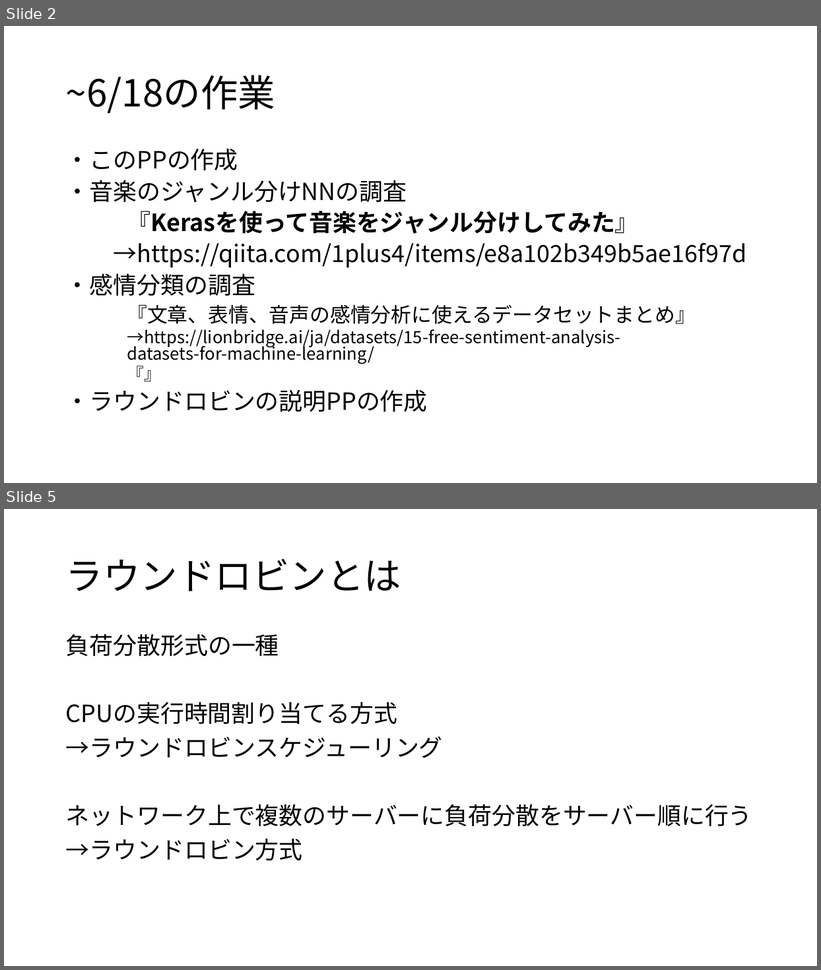
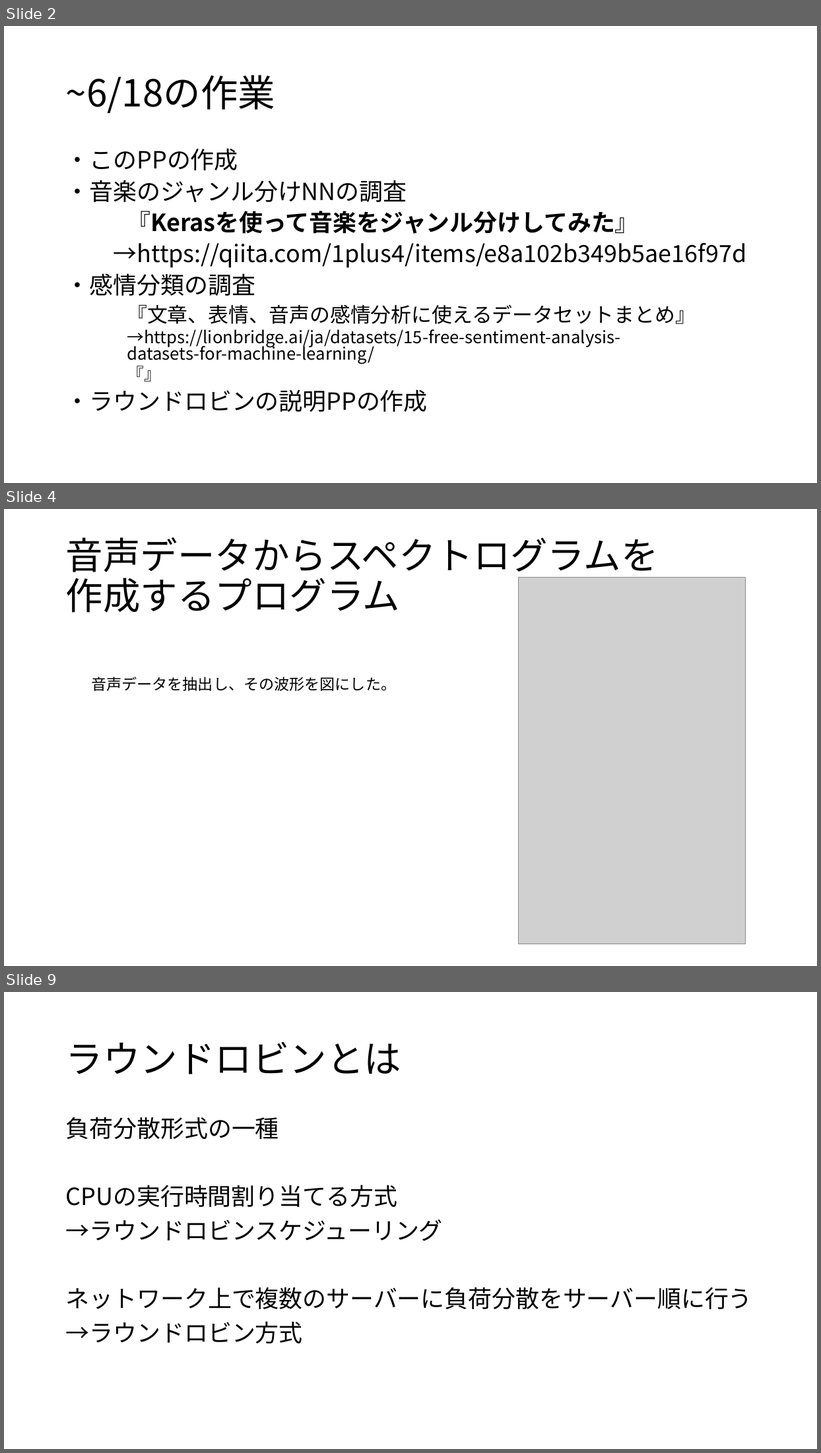
Before and after one commit to kait-takanolab/1821144-yoshii-thesis, a slide deck: 1821144_yoshii_sotsuken_618.pptx. Shown one above the other, each under a label of ours: slides 2 and 5 before the commit, slides 2, 4 and 9 after it; the slides between them are not shown. The pictures are 821x970 and 821x1453 pixels, drawn with LibreOffice and Linux fonts; fonts in the diff are those of the drawing; grey boxes stand for pictures. Boxes give left, top, right and bottom in pixels: in the first picture for what was removed or moved away, otherwise in the second. Text is boxed around its words. In the diff, an @@ line names an element or a change of style, - is before the commit and + after.

```diff
--- a/1821144_yoshii_sotsuken_618.pptx
+++ b/1821144_yoshii_sotsuken_618.pptx
@@ slide 4 added at [4,509,817,966], background #FFFFFF @@
@@ title added at [66,537,659,613], 44 pt, text #000000 @@
+音声データからスペクトログラムを
+作成するプログラム
@@ picture added at [519,578,746,945] @@
@@ text added at [91,677,396,691], 18 pt, text #000000 @@
+音声データを抽出し、その波形を図にした。
@@ what was slide 5 is now slide 9 @@
```
Also in this commit, not shown: 2 slides changed, 3 other slides added, 1 slide removed.
